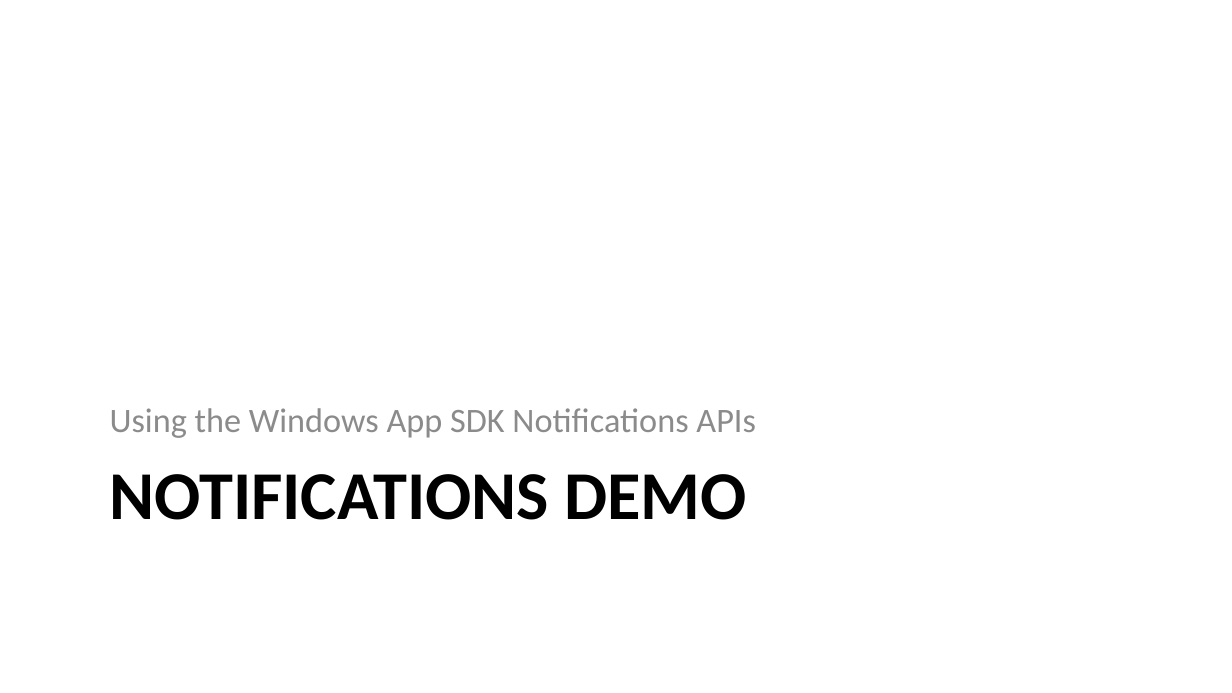
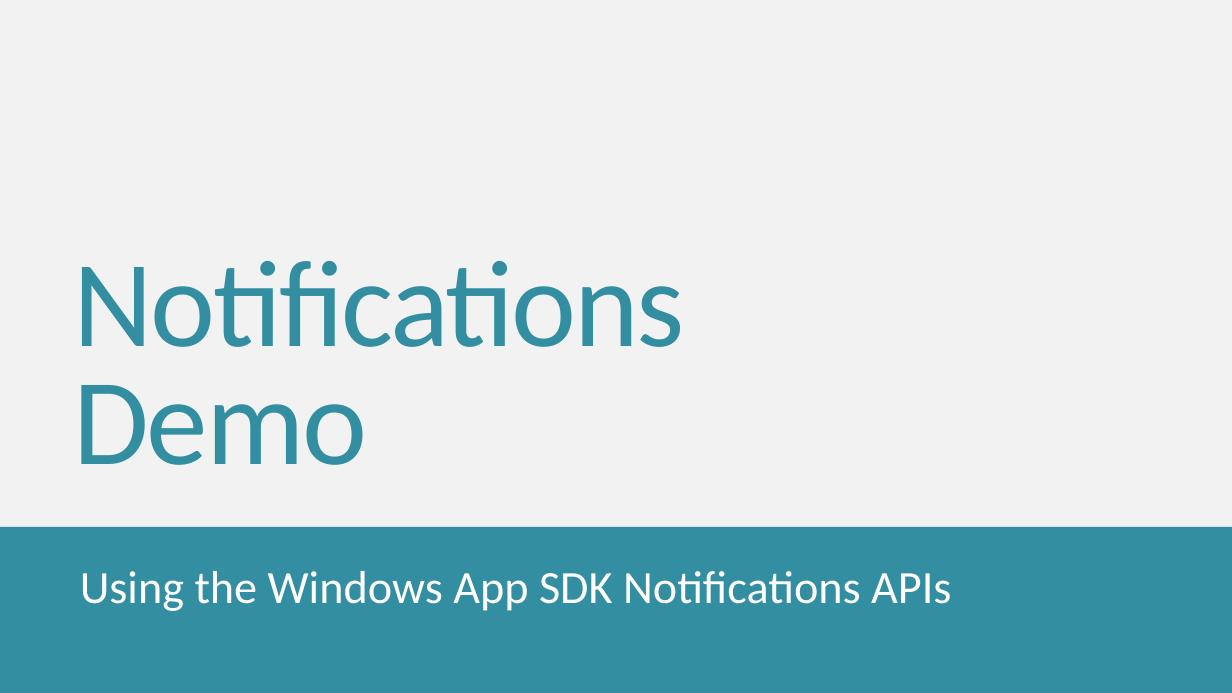
Before and after one commit to alvinashcraft/speaking, a slide deck: slide 8 of 2025/1107_TechBash/StartWithWinUI/TechBash 2025 - Get Started with WinUI.pptx (slide 9 before the commit). Drawn at 1232x693 pixels with LibreOffice and Linux fonts; fonts in the diff are those of the drawing; background and template pictures are left out. Boxes give left, top, right and bottom in pixels: in the first picture for what was removed or moved away, otherwise in the second. Text is boxed around its words. In the diff, an @@ line names an element or a change of style, - is before the commit and + after.

```diff
--- a/2025/1107_TechBash/StartWithWinUI/TechBash 2025 - Get Started with WinUI.pptx
+++ b/2025/1107_TechBash/StartWithWinUI/TechBash 2025 - Get Started with WinUI.pptx
@@ rectangle added at [0, 0, 1232, 692], fill #F2F2F2 @@
@@ title "Notifications Demo" at [73, 261, 685, 465]: vertical alignment top to bottom @@
@@ title at [73, 261, 685, 465]: text changed; size 40 to 72 pt; text colour #000000 to #328EA0; bold off @@
-NOTIFICATIONS DEMO
+Notifications Demo
@@ rectangle added at [0, 527, 1232, 693], fill #328EA0 @@
@@ text "Using the Windows App SDK ...": place and size @@
-text "Using the Windows App SDK ..." at [110, 408, 755, 438]
+text "Using the Windows App SDK ..." at [80, 571, 951, 611]
@@ text "Using the Windows App SDK ..." at [80, 571, 951, 611]: size 20 to 27 pt, text colour #8C8C8C to #FFFFFF; line spacing 1 to 0.85; more space between paragraphs; vertical alignment bottom to top @@
```
Also in this commit, not shown: 13 other slides changed, 3 slides removed.
